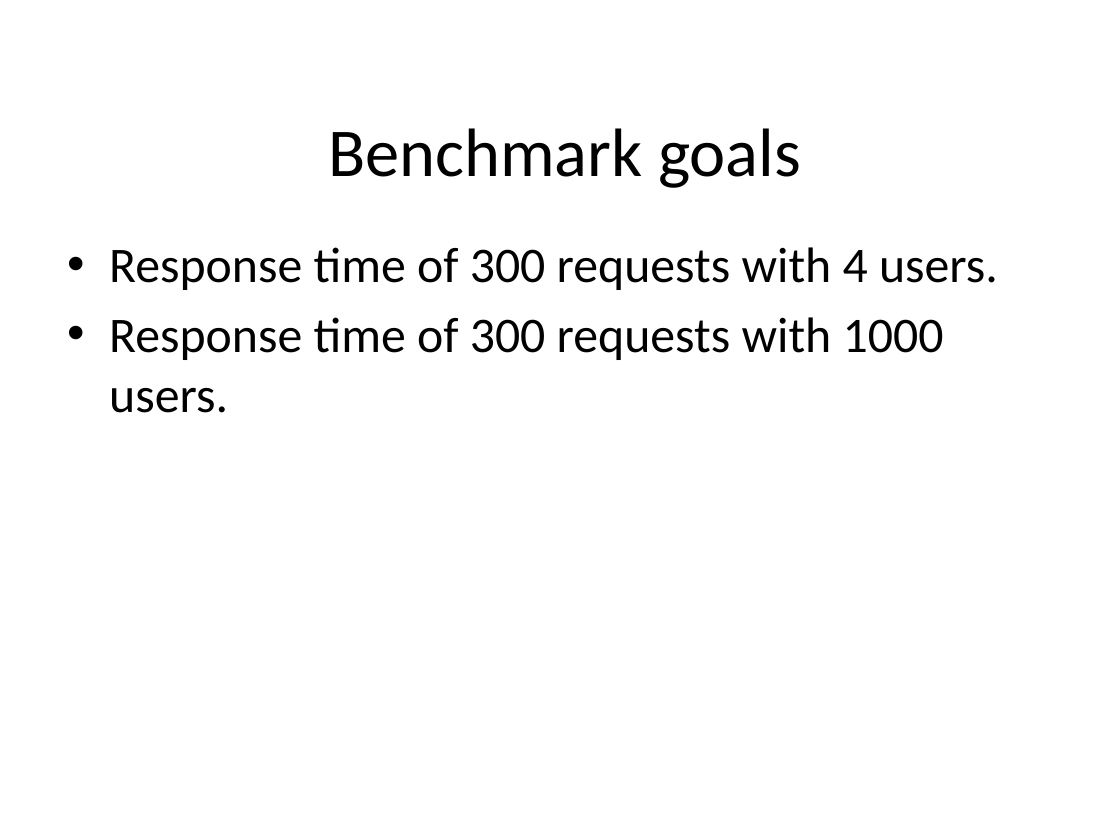
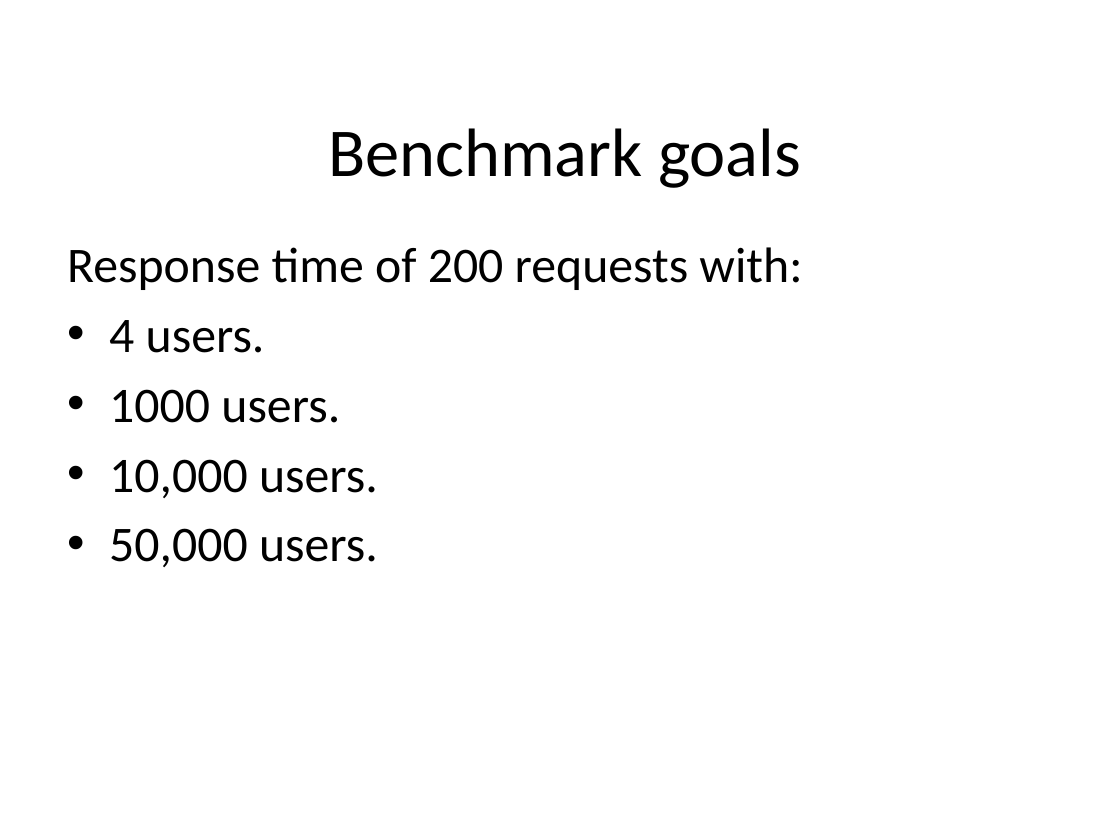
Before and after one commit to OrderOfTheBee/beecon, a slide deck: slide 7 of assets/data/files/20160125033/BeeCon2016_Presentation.pptx (slide 6 before the commit). Drawn at 1120x840 pixels with LibreOffice and Linux fonts; fonts in the diff are those of the drawing; background and template pictures are left out. Boxes give left, top, right and bottom in pixels: in the first picture for what was removed or moved away, otherwise in the second. Text is boxed around its words. In the diff, an @@ line names an element or a change of style, - is before the commit and + after.

```diff
--- a/assets/data/files/20160125033/BeeCon2016_Presentation.pptx
+++ b/assets/data/files/20160125033/BeeCon2016_Presentation.pptx
@@ text at <box>67,247,802,567</box>: text changed @@
-• Response time of 300 requests with 4 users.
-• Response time of 300 requests with 1000 users.
+Response time of 200 requests with:
+• 4 users.
+• 1000 users.
+• 10,000 users.
+• 50,000 users.
```
Also in this commit, not shown: 1 other slide changed, 1 slide added, 9 other files.
